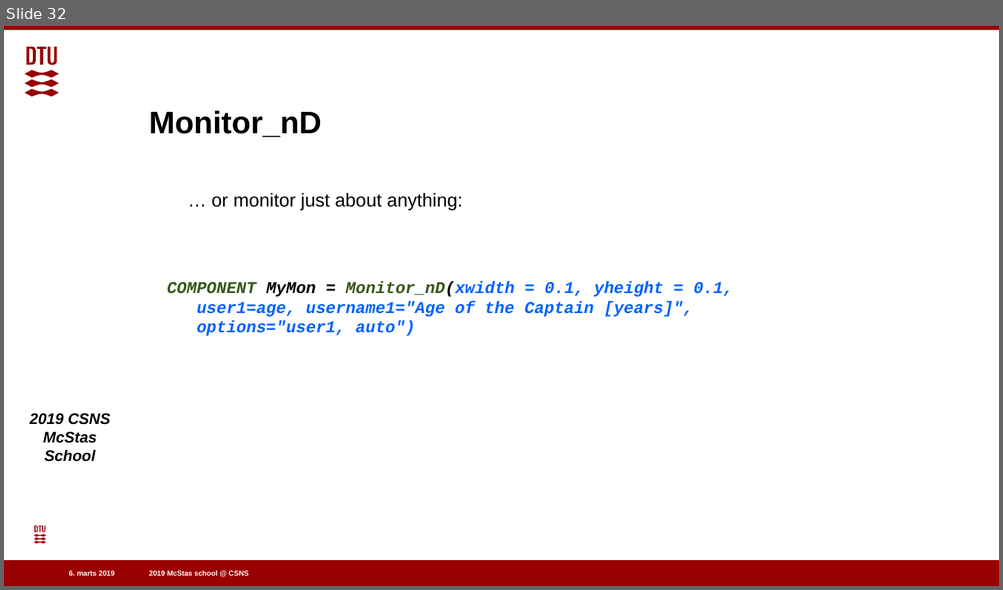
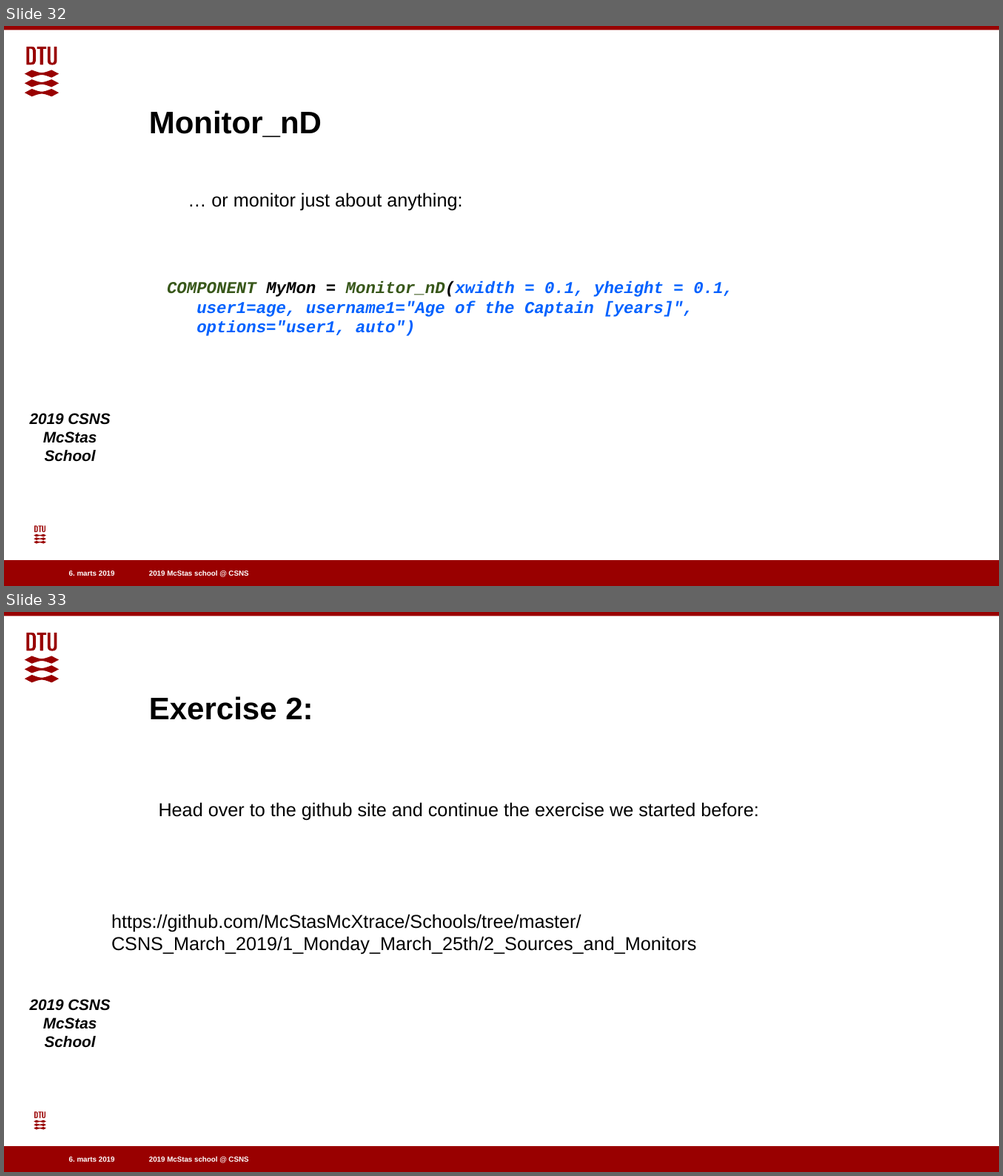
Before and after one commit to eddymaoui/Schools, a slide deck: CSNS_March_2019/1_Monday_March_25th/2_Sources_and_Monitors_2.odp. Shown one above the other, each under a label of ours: slide 32 before the commit, slides 32 and 33 after it. The pictures are 1003x590 and 1003x1176 pixels, drawn with LibreOffice and Linux fonts; fonts in the diff are those of the drawing; background and template pictures are left out. Boxes give left, top, right and bottom in pixels: in the first picture for what was removed or moved away, otherwise in the second. Text is boxed around its words. In the diff, an @@ line names an element or a change of style, - is before the commit and + after.

```diff
--- a/CSNS_March_2019/1_Monday_March_25th/2_Sources_and_Monitors_2.odp
+++ b/CSNS_March_2019/1_Monday_March_25th/2_Sources_and_Monitors_2.odp
@@ slide 33 added at (4,612,999,1172), background #FFFFFF; not listed: 7 template elements that a slide beside it also shows @@
@@ title added at (149,696,313,720), 30 pt, text #000000, bold @@
+Exercise 2:
@@ text added at (159,802,758,821), 18 pt, text #000000 @@
+Head over to the github site and continue the exercise we started before:
@@ text added at (111,914,697,955), 18 pt, text #000000 @@
+https://github.com/McStasMcXtrace/Schools/tree/master/CSNS_March_2019/1_Monday_March_25th/2_Sources_and_Monitors
```
Also in this commit, not shown: 1 slide changed, 1 other file.
